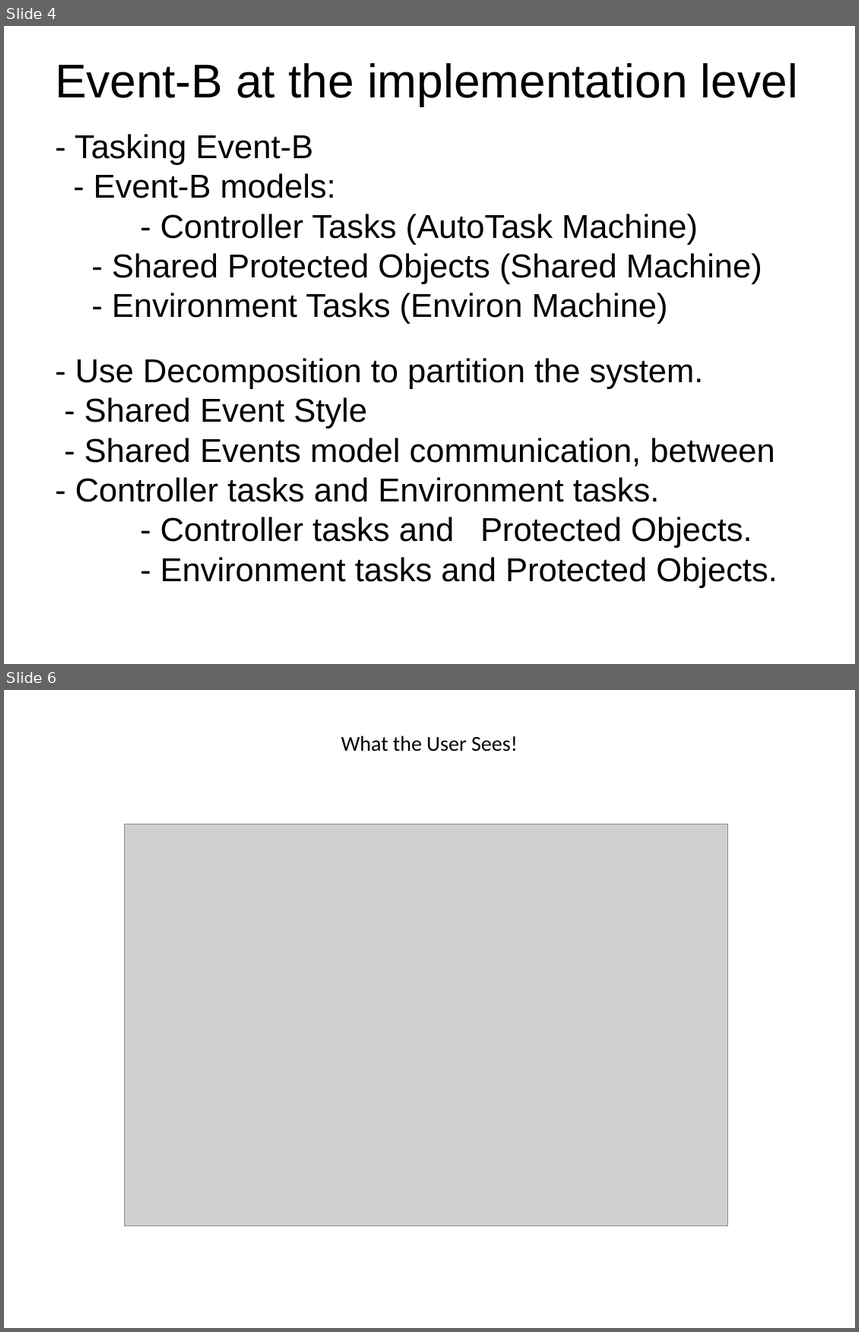
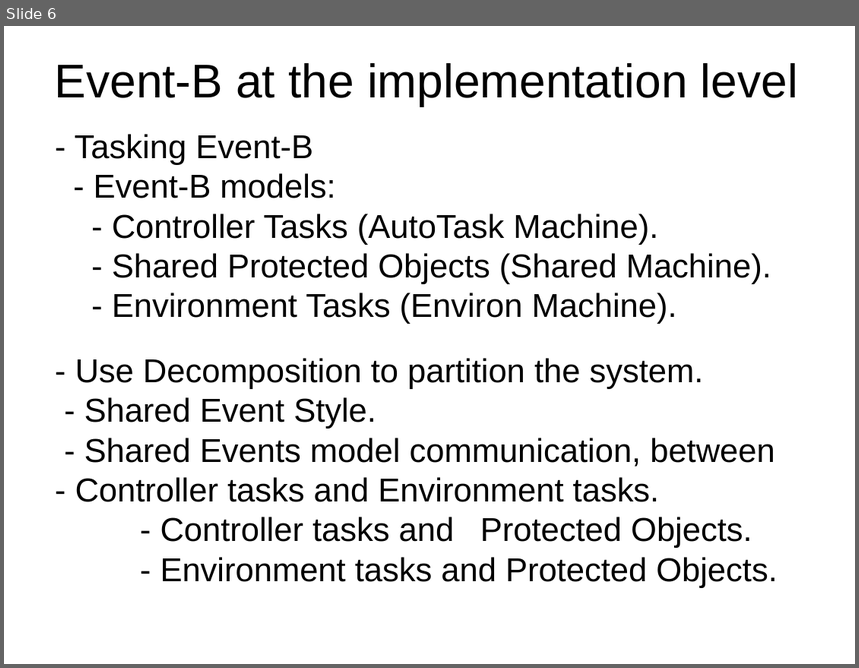
Before and after one commit to weetmuts/rodin-b-sharp-iUML_B_Utils, a slide deck: work/store/comp3011/AndysCourseMaterials/Mar2014/ProgrammingForSCSSession2.pptx. Shown one above the other, each under a label of ours: slides 4 and 6 before the commit, slide 6 after it; the slides between them are not shown. The pictures are 859x1332 and 859x668 pixels, drawn with LibreOffice and Linux fonts; fonts in the diff are those of the drawing; grey boxes stand for pictures; background and template pictures are left out. Boxes give left, top, right and bottom in pixels: in the first picture for what was removed or moved away, otherwise in the second. Text is boxed around its words. In the diff, an @@ line names an element or a change of style, - is before the commit and + after.

Commit message:
tele-commit auto push

```diff
--- a/work/store/comp3011/AndysCourseMaterials/Mar2014/ProgrammingForSCSSession2.pptx
+++ b/work/store/comp3011/AndysCourseMaterials/Mar2014/ProgrammingForSCSSession2.pptx
@@ slide 6 removed at [4,690,855,1328], background picture (left out) @@
@@ text removed at [341,736,518,752] @@
-What the User Sees!
@@ picture removed at [125,824,728,1225] @@
@@ what was slide 4 is now slide 6 @@
@@ slide 6 changed as well @@
@@ text at [112,214,772,324]: text changed @@
-- Controller Tasks (AutoTask Machine)
-- Shared Protected Objects (Shared Machine)
-- Environment Tasks (Environ Machine)
+- Controller Tasks (AutoTask Machine).
+- Shared Protected Objects (Shared Machine).
+- Environment Tasks (Environ Machine).
@@ text at [85,398,376,429]: text changed @@
-- Shared Event Style
+- Shared Event Style.
```
Also in this commit, not shown: 21 other slides changed, 3 slides added, 2 other slides removed, 5 other files.
